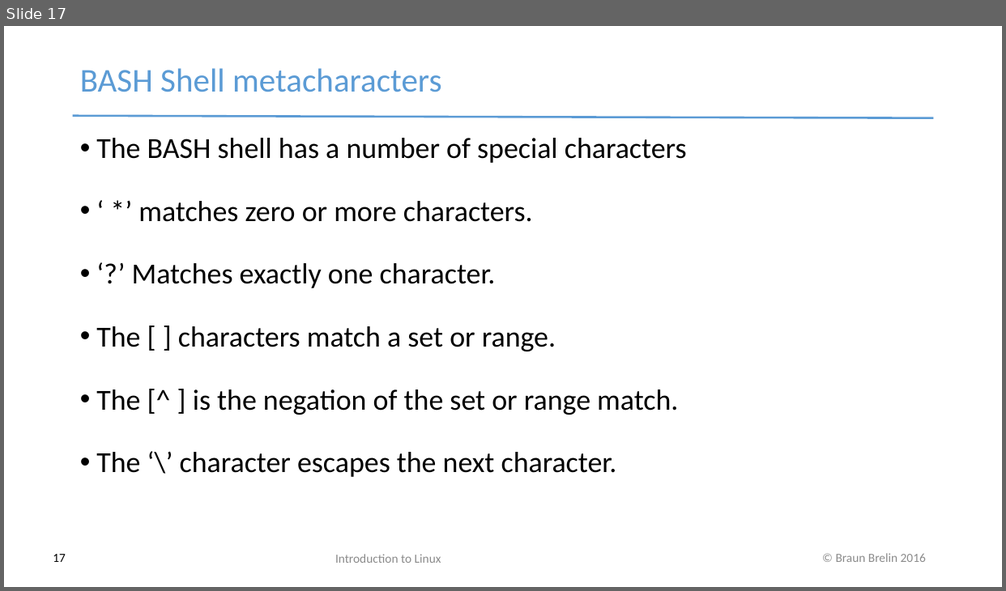
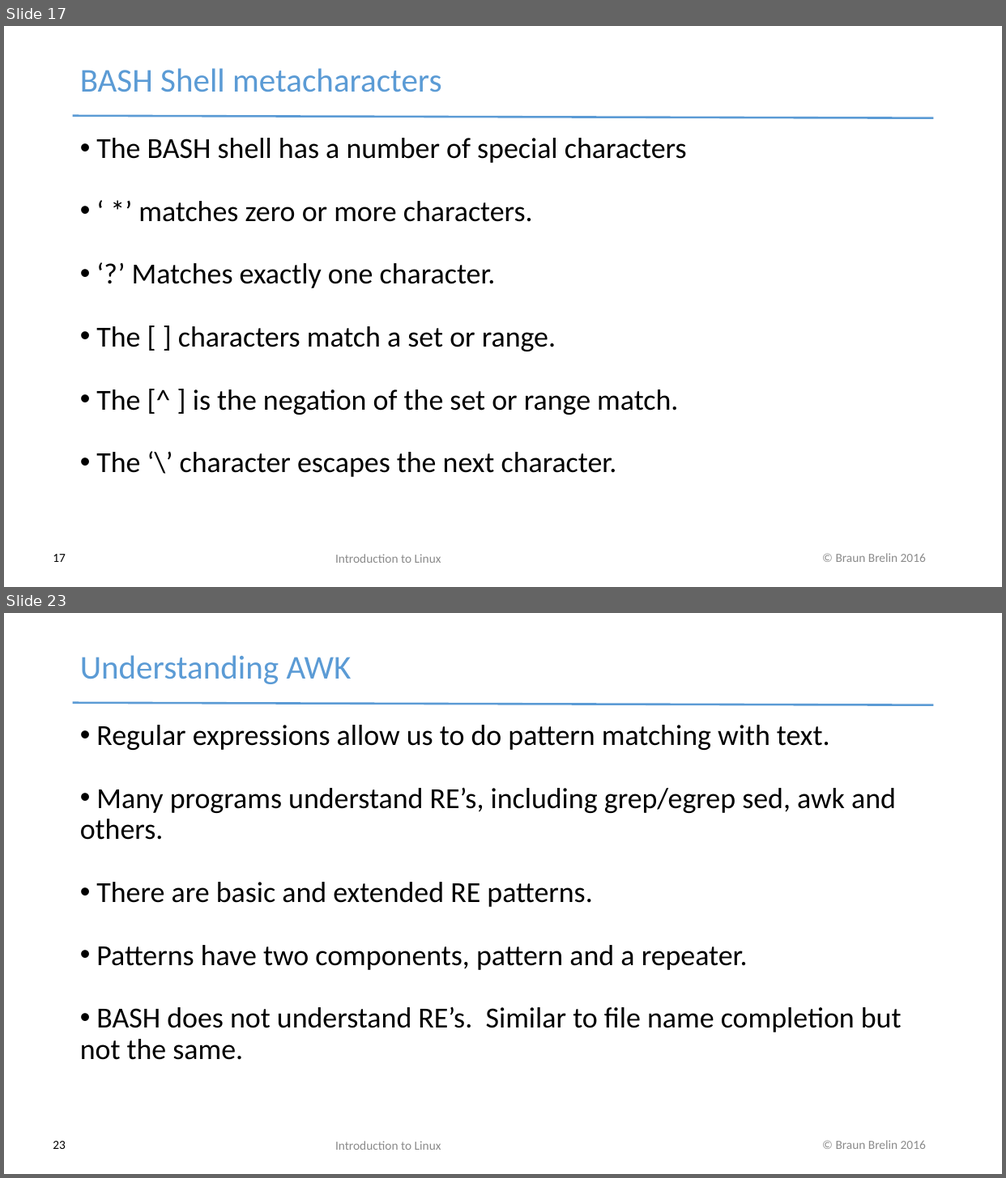
Before and after one commit to redmage123/basiclinux, a slide deck: docs/Introduction to Linux.pptx. Shown one above the other, each under a label of ours: slide 17 before the commit, slides 17 and 23 after it; the slides between them are not shown. The pictures are 1006x591 and 1006x1178 pixels, drawn with LibreOffice and Linux fonts; fonts in the diff are those of the drawing. Boxes give left, top, right and bottom in pixels: in the first picture for what was removed or moved away, otherwise in the second. Text is boxed around its words. In the diff, an @@ line names an element or a change of style, - is before the commit and + after.

Commit message:
Finished first draft of the basic linux slides

```diff
--- a/docs/Introduction to Linux.pptx
+++ b/docs/Introduction to Linux.pptx
@@ slide 23 added at bbox=[4, 613, 1002, 1174], background #FFFFFF; not listed: 2 template elements that a slide beside it also shows @@
@@ text added at bbox=[80, 655, 351, 684], 32 pt, text #5B9BD5 @@
+Understanding AWK
@@ text added at bbox=[80, 725, 901, 1060], 28 pt, text #000000 @@
+• Regular expressions allow us to do pattern matching with text.
+• Many programs understand RE’s, including grep/egrep sed, awk and others.
+• There are basic and extended RE patterns.
+• Patterns have two components, pattern and a repeater.
+• BASH does not understand RE’s. Similar to file name completion but not the same.
@@ page number added at bbox=[53, 1141, 66, 1149], 12 pt, text #000000 @@
+23
@@ text added at bbox=[335, 1141, 441, 1150], 12 pt, text #8B8B8B @@
+Introduction to Linux
```
Also in this commit, not shown: 5 other slides added, 2 other files.
